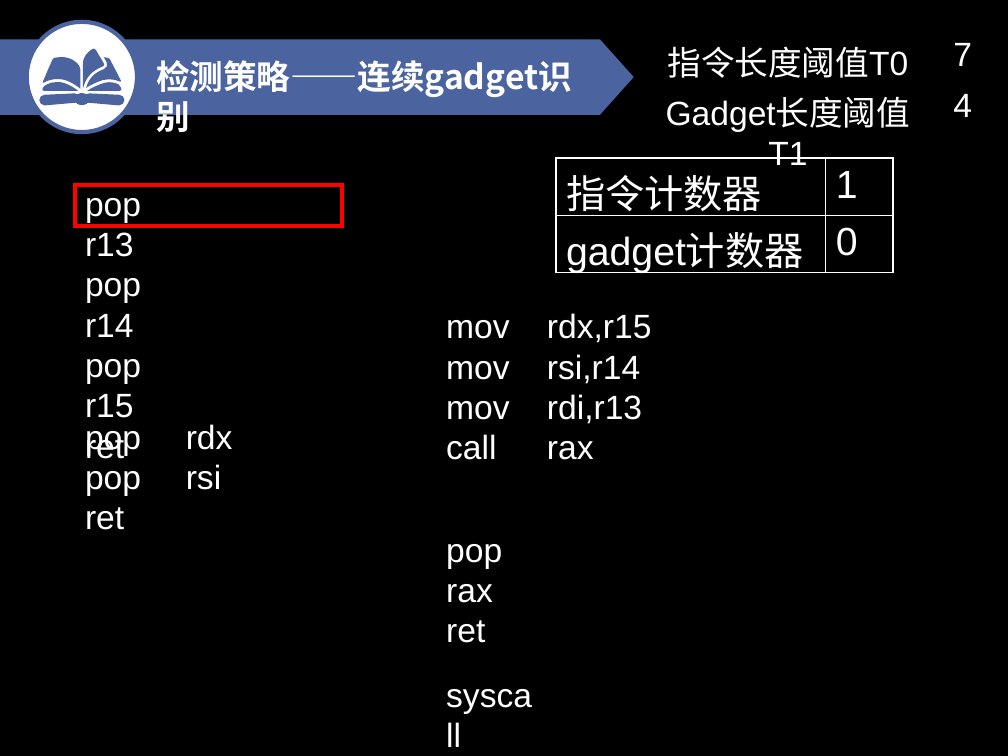
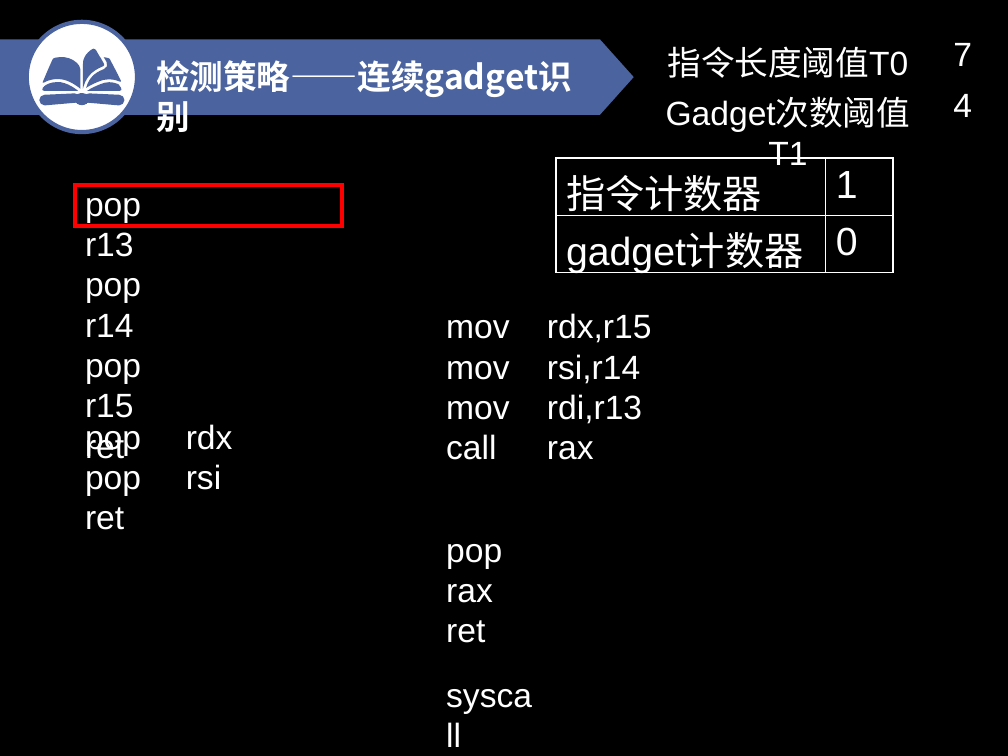
Before and after one commit to TaQini/XOP, a slide deck: slide 15 of 大便.pptx. Drawn at 1008x756 pixels with LibreOffice and Linux fonts; fonts in the diff are those of the drawing. Boxes give left, top, right and bottom in pixels: in the first picture for what was removed or moved away, otherwise in the second. Text is boxed around its words. In the diff, an @@ line names an element or a change of style, - is before the commit and + after.

```diff
--- a/大便.pptx
+++ b/大便.pptx
@@ table at (x1=643, y1=31, x2=993, y2=132) @@
-row 2, column 1: Gadget长度阈值T1
+row 2, column 1: Gadget次数阈值T1
```
Also in this commit, not shown: 36 other slides changed, 2 slides added, 3 other files.
